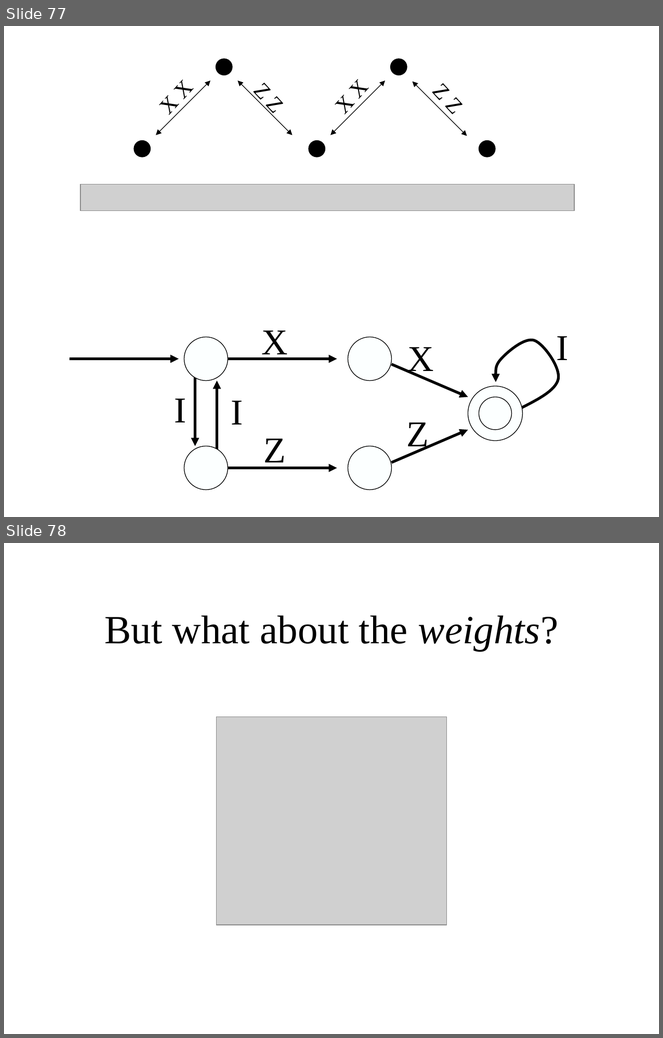
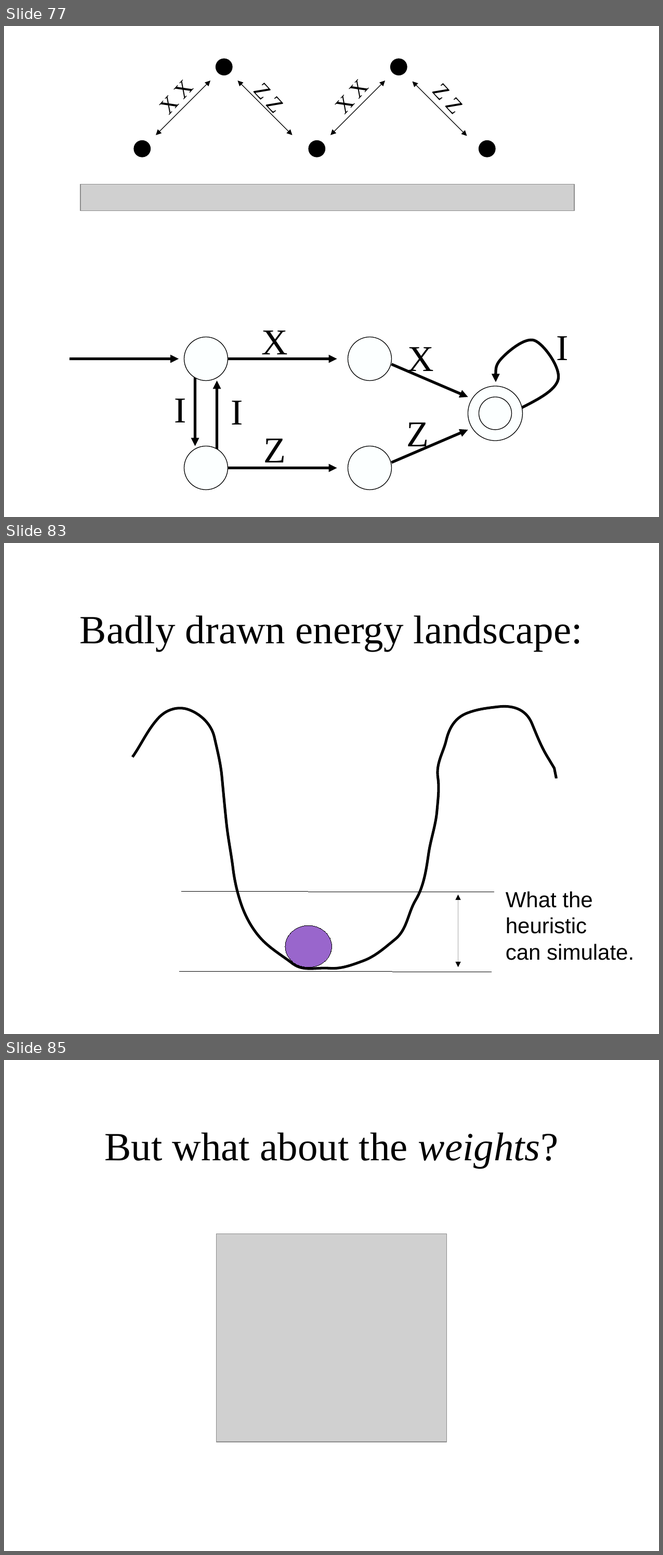
Before and after one commit to gcross/QC-Talks, a slide deck: GeneralExam/WeaponsOfMassSimulation.odp. Shown one above the other, each under a label of ours: slides 77 and 78 before the commit, slides 77, 83 and 85 after it; the slides between them are not shown. The pictures are 663x1038 and 663x1555 pixels, drawn with LibreOffice and Linux fonts; fonts in the diff are those of the drawing; grey boxes stand for pictures; background and template pictures are left out. Boxes give left, top, right and bottom in pixels: in the first picture for what was removed or moved away, otherwise in the second. Text is boxed around its words. In the diff, an @@ line names an element or a change of style, - is before the commit and + after.

```diff
--- a/GeneralExam/WeaponsOfMassSimulation.odp
+++ b/GeneralExam/WeaponsOfMassSimulation.odp
@@ slide 83 added at (4,543,659,1034), background picture (left out) @@
@@ title added at (80,615,583,651), 44 pt, text #000000 @@
+Badly drawn energy landscape:
@@ freeform shape added at (132,707,556,969), outline #000000 2.89 pt @@
@@ line added from (181, 891) to (494, 892), #000000 0 pt @@
@@ double arrow added from (458, 895) to (458, 967), #000000 0 pt @@
@@ text added at (506,891,634,961), 24 pt, text #000000 @@
+What the
+heuristic
+can simulate.
@@ ellipse added at (285,926,332,967), fill #9966CC, outline #000000 0 pt @@
@@ line added from (179, 971) to (491, 972), #000000 0 pt @@
@@ what was slide 78 is now slide 85 @@
```
Also in this commit, not shown: 5 slides changed, 6 other slides added.
